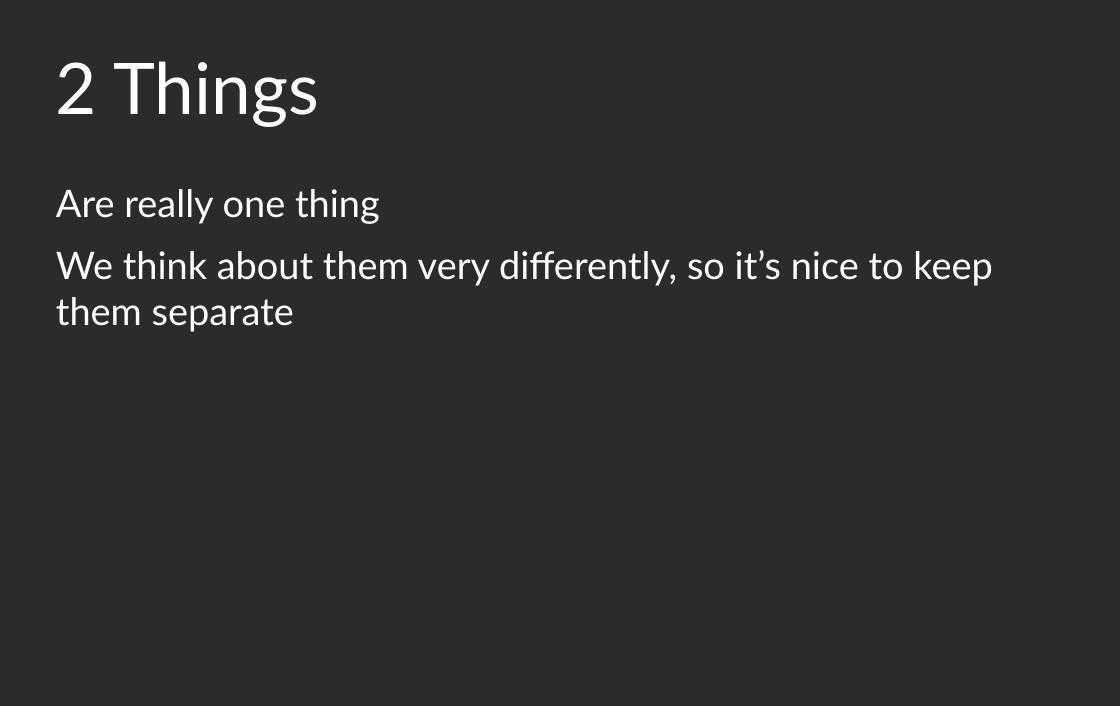
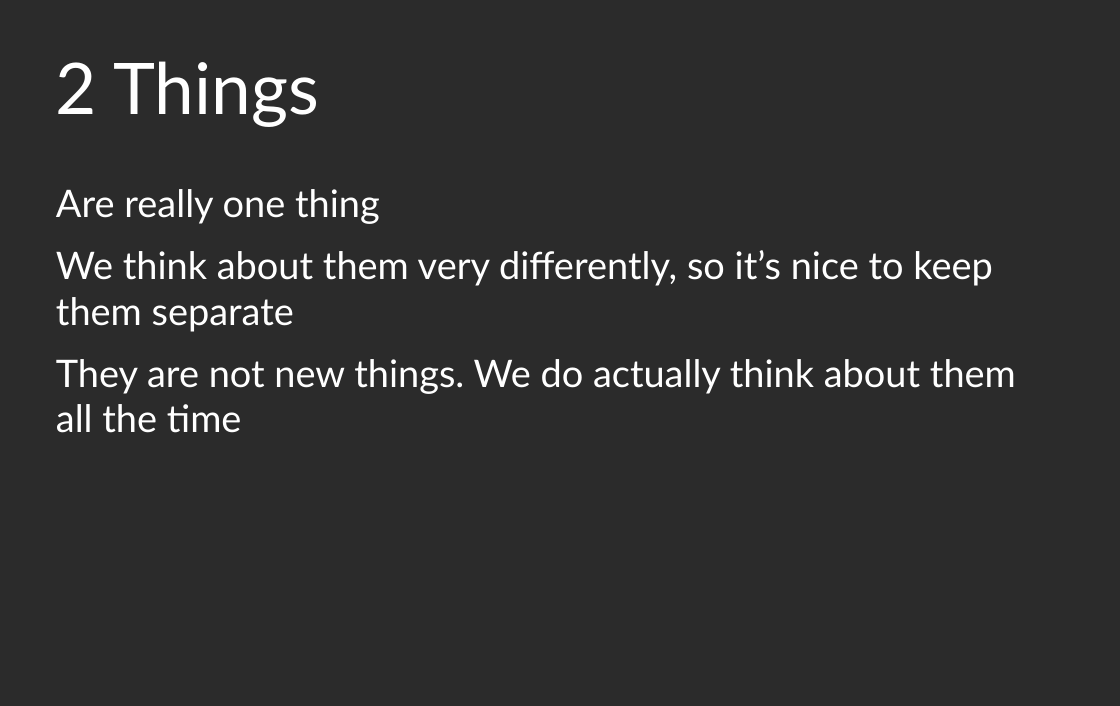
Before and after one commit to KayEss/cpp-designing4performance, a slide deck: slide 2 of slides/Designing APIs For Performance.odp. Drawn at 1120x706 pixels with LibreOffice and Linux fonts; fonts in the diff are those of the drawing; background and template pictures are left out; a plain dark background stands for a picture behind light text. Boxes give left, top, right and bottom in pixels: in the first picture for what was removed or moved away, otherwise in the second. Text is boxed around its words. In the diff, an @@ line names an element or a change of style, - is before the commit and + after.

```diff
--- a/slides/Designing APIs For Performance.odp
+++ b/slides/Designing APIs For Performance.odp
@@ text at (56, 359, 1016, 433): paragraph added @@
+They are not new things. We do actually think about them all the time
```
Also in this commit, not shown: 3 other slides changed, 4 slides added, 1 slide removed, 4 other files.
